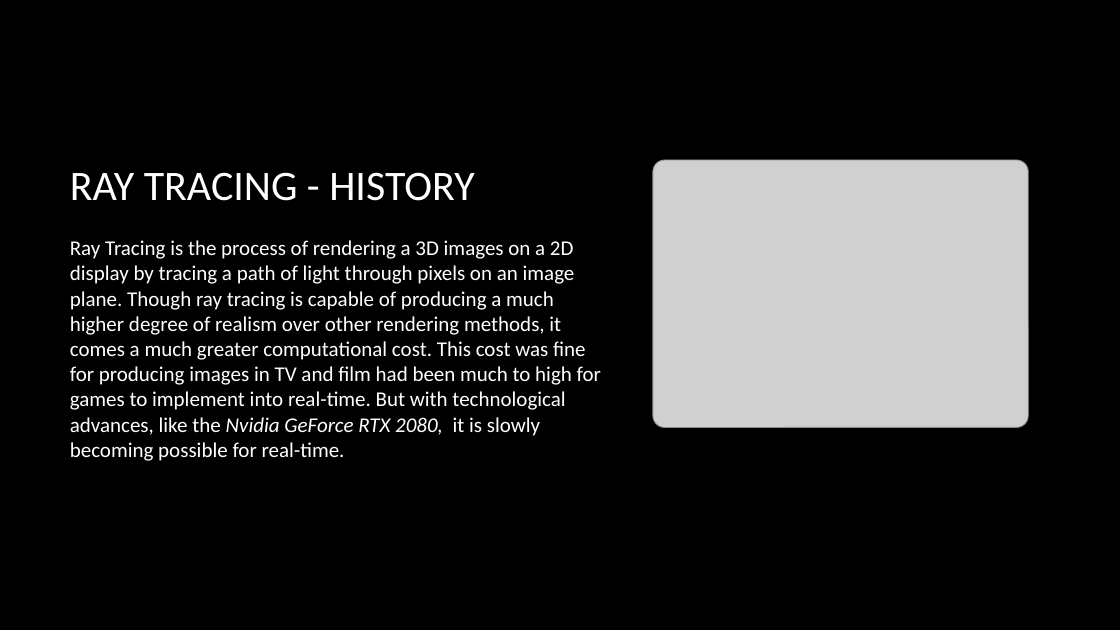
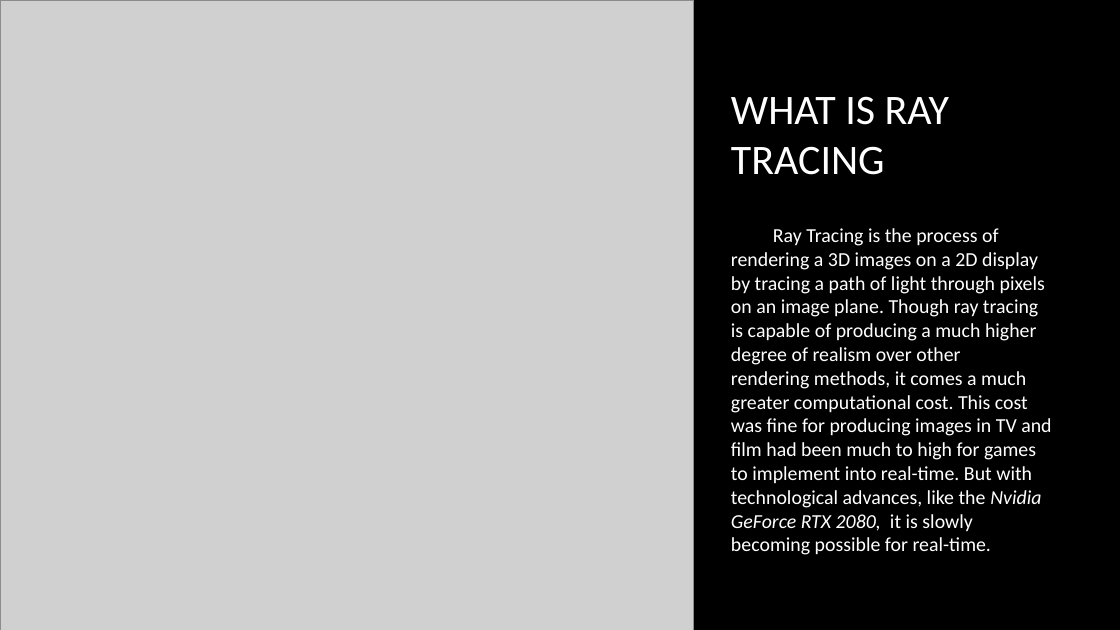
Before and after one commit to MariaPrograms/RayCasting, a slide deck: slide 4 of Graphics and Computational Programming.pptx. Drawn at 1120x630 pixels with LibreOffice and Linux fonts; fonts in the diff are those of the drawing; grey boxes stand for pictures; background and template pictures are left out. Boxes give left, top, right and bottom in pixels: in the first picture for what was removed or moved away, otherwise in the second. Text is boxed around its words. In the diff, an @@ line names an element or a change of style, - is before the commit and + after.

```diff
--- a/Graphics and Computational Programming.pptx
+++ b/Graphics and Computational Programming.pptx
@@ picture added at [0, 0, 694, 630] @@
@@ title at [731, 96, 949, 175]: text changed @@
-RAY TRACING - HISTORY
+WHAT IS RAY TRACING
@@ picture removed at [653, 160, 1028, 427] @@
@@ text "Ray Tracing is the process ...": place and size @@
-text "Ray Tracing is the process ..." at [70, 240, 601, 461]
+text "Ray Tracing is the process ..." at [731, 228, 1051, 555]
@@ text "Ray Tracing is the process ..." at [731, 228, 1051, 555]: size 18 to 17 pt; vertical alignment top to middle @@
```
Also in this commit, not shown: 3 other slides changed, 4 slides added.
